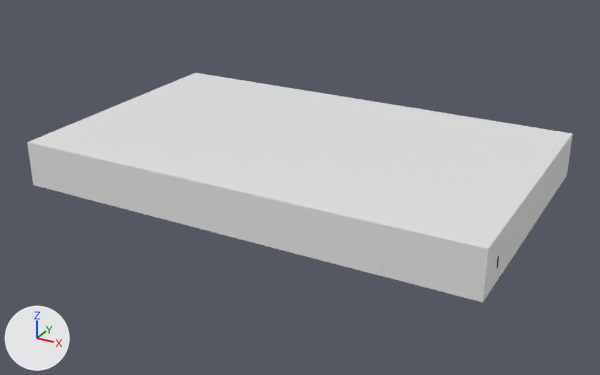
What one commit did to the Blender file Resources/Level/level2.blend.
One viewpoint serves both versions: a 50 mm lens placed at (62.8, -125.8, 65.1), pointed at (-9.5, 5.6, -0.6). The lights are fixed; the arrows at lower left show +X, +Y and +Z.

The scene before the commit, as lines of its bpy script (objects in view):
```python
me_cube = bpy.data.meshes.new('Cube')
me_cube.from_pydata(...)  # a box spanning x -1.0..1.0, y -1.0..1.0, z -1.0..1.0
me_cube.materials.append(mat_material)  # white #e7e7e7
me_立方体_001 = bpy.data.meshes.new('立方体.001')
me_立方体_001.from_pydata(...)  # a box spanning x -1.0..1.0, y -1.0..1.0, z -1.0..1.0
me_立方体_003 = bpy.data.meshes.new('立方体.003')
me_立方体_003.from_pydata(...)  # a box spanning x -1.0..1.0, y -1.0..1.0, z -1.0..1.0
ob_cube = bpy.data.objects.new('Cube', me_cube)
ob_cube.location = (-9.9, 7.9, 4.6)
ob_cube.rotation_euler = (1.571, 0.0, 3.142)  # degrees (90, 0, 180)
ob_cube.scale = (45.2, 4.46, 27.6)
ob_立方体_002 = bpy.data.objects.new('立方体.002', me_立方体_001)
ob_立方体_002.location = (-13.63, -14.15, 4.458)
ob_立方体_002.scale = (33.0, 5.66, 4.39)
ob_立方体_003 = bpy.data.objects.new('立方体.003', me_立方体_003)
ob_立方体_003.location = (-4.3, 19.0, 4.5)
ob_立方体_003.scale = (39.6, 16.5, 4.39)
```
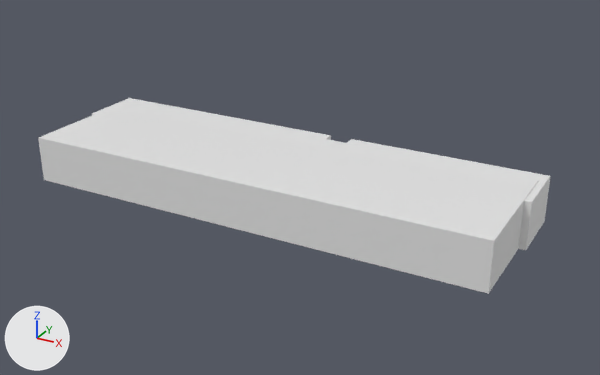
Location of each change, (x1, y1, x2, y2) in pixels of the pictures (600 x 375 px):
'Cube', moved, rescaled (8% narrower, 16% shorter): before (27, 73, 573, 302); after (38, 101, 539, 294)
'立方体.002', moved, turned, rescaled (not visible afterwards): before (60, 151, 385, 276)
'立方体.001', added: after (347, 139, 550, 250)
'立方体.003', moved, rescaled (not visible before): after (92, 98, 331, 140)

The change, as a list of edits to the scene's bpy script:
```text
Add mat_material_001:
    mat_material_001 = principled_material('Material.001')
    mat_material_001.base_color = (1.0, 1.0, 1.0)  # white #ffffff
    mat_material_001.roughness = 0.69
    mat_material_001.alpha = 0.0
    mat_material_001.specular_ior_level = 0.0
Add me_cube_002:
    me_cube_002.from_pydata(...)  # 518 vertices, 1046 faces; spans x -0.31..0.05, y -0.63..0.63, z -0.98..1.01
    me_cube_002.materials.append(mat_material_001)  # white #ffffff
Change ob_cube:
    ob_cube.location: (-9.9, 7.9, 4.6) -> (-9.9, -3.8, 4.6)
    ob_cube.scale: (45.2, 4.46, 27.6) -> (45.2, 4.46, 13.2)
Change ob_立方体_002:
    add ob_立方体_002.parent = ob_cube_001
    add ob_立方体_002.matrix_parent_inverse = Matrix(((0.34, 0.0, 0.0, 18.2), (0.0, 0.34, 0.0, 0.978), (0.0, 0.0, 0.34, -0.841), (0.0, 0.0, 0.0, 1.0)))
    ob_立方体_002.location: (-13.63, -14.15, 4.458) -> (-53.53, -2.878, 2.474)
    ob_立方体_002.rotation_euler: (0.0, 0.0, 0.0) -> (-1.571, -1.571, 0.0)  # degrees (0, 0, 0) -> degrees (-90, -90, 0)
    ob_立方体_002.scale: (33.0, 5.66, 4.39) -> (0.42, 0.42, 0.42)
Change ob_立方体_003:
    ob_立方体_003.location: (-4.3, 19.0, 4.5) -> (-31.2, 5.9, 4.5)
    ob_立方体_003.scale: (39.6, 16.5, 4.39) -> (25.2, 6.14, 4.39)
Add ob_cube_001:
    ob_cube_001 = bpy.data.objects.new('Cube.001', me_cube_002)
    ob_cube_001.location = (-53.5, -12.0, 2.5)
    ob_cube_001.rotation_mode = 'ZXY'
    ob_cube_001.scale = (2.94, 2.94, 2.94)
Add ob_立方体_001:
    ob_立方体_001 = bpy.data.objects.new('立方体.001', me_立方体_003.copy())  # the mesh of ob_立方体_003
    ob_立方体_001.location = (17.5, 5.9, 4.5)
    ob_立方体_001.scale = (19.1, 6.29, 4.39)
```
